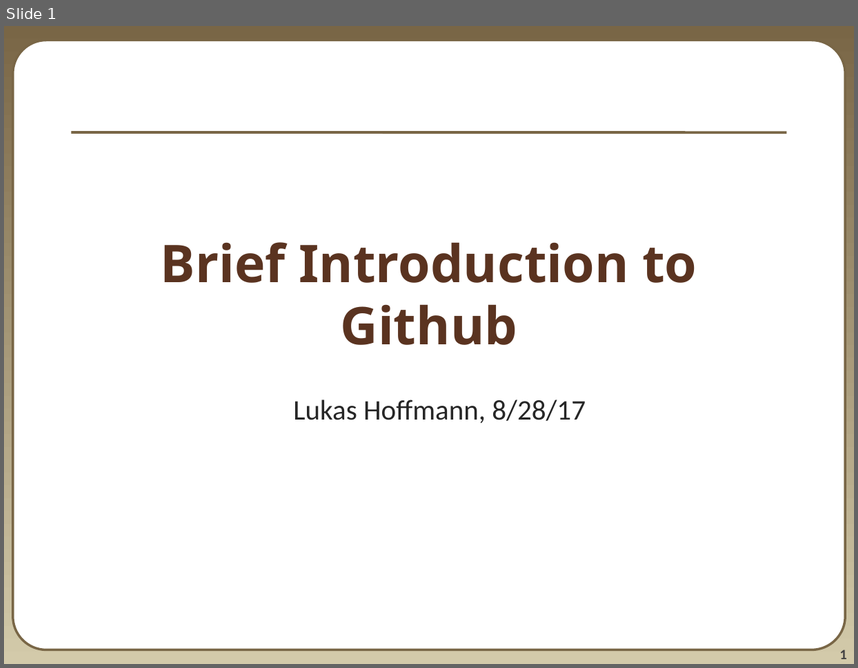
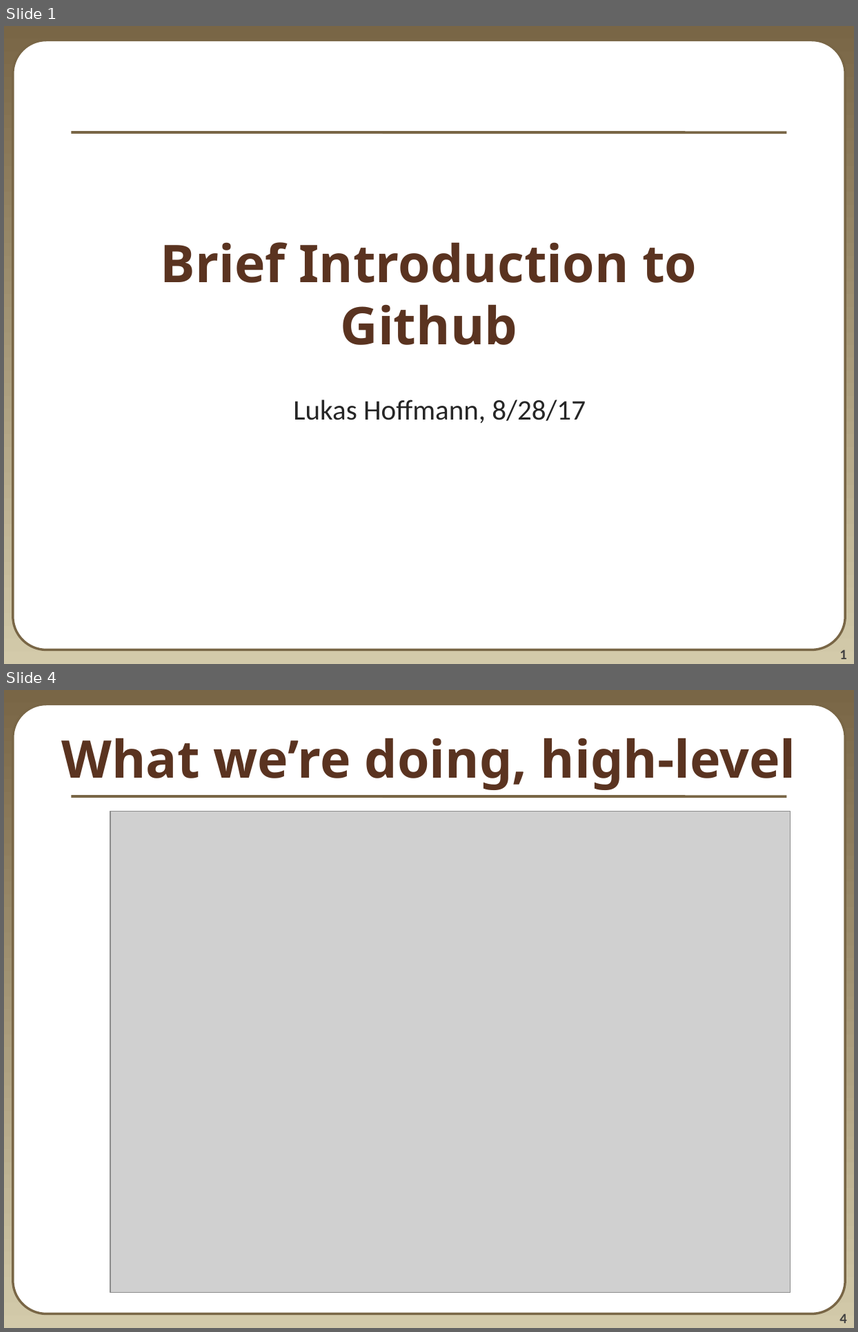
Before and after one commit to lahoffm/github_help, a slide deck: Github introduction Lukas.pptx. Shown one above the other, each under a label of ours: slide 1 before the commit, slides 1 and 4 after it; the slides between them are not shown. The pictures are 858x668 and 858x1332 pixels, drawn with LibreOffice and Linux fonts; fonts in the diff are those of the drawing; grey boxes stand for pictures. Boxes give left, top, right and bottom in pixels: in the first picture for what was removed or moved away, otherwise in the second. Text is boxed around its words. In the diff, an @@ line names an element or a change of style, - is before the commit and + after.

```diff
--- a/Github introduction Lukas.pptx
+++ b/Github introduction Lukas.pptx
@@ slide 4 added at [4, 690, 854, 1328], background gradient #796646 to #D3CAAA; not listed: 3 template elements that a slide beside it also shows @@
@@ title added at [61, 738, 796, 790], 44 pt, text #5A3320, bold @@
+What we’re doing, high-level
@@ picture added at [110, 811, 791, 1292] @@
```
Also in this commit, not shown: 12 slides changed, 4 other slides added, 2 slides removed, 2 other files.
